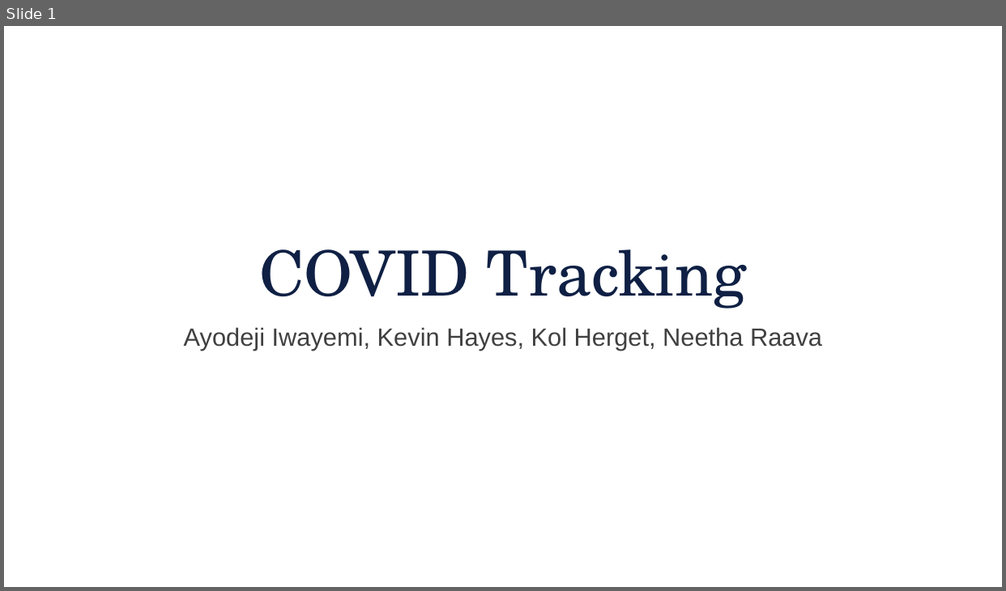
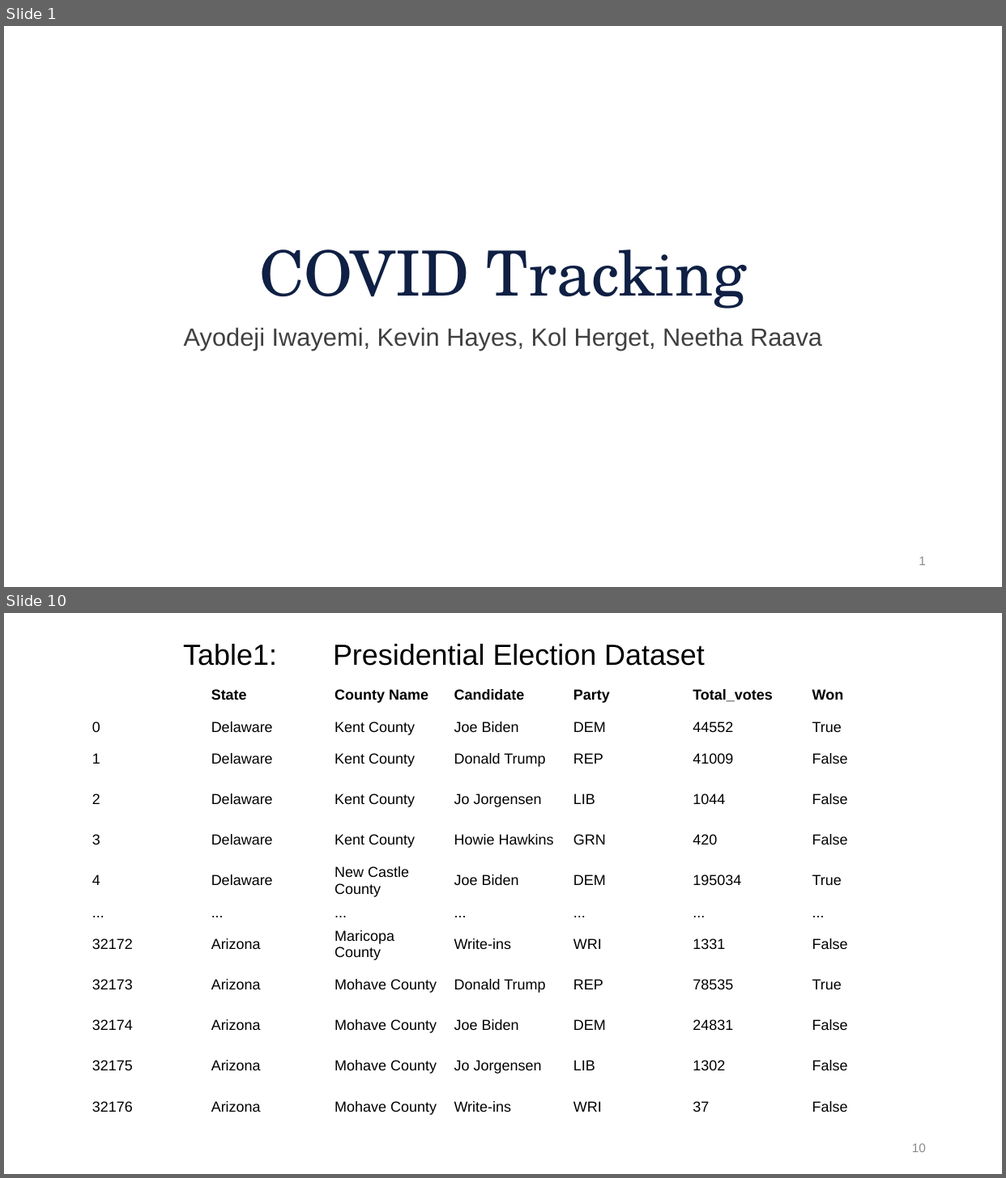
Before and after one commit to aiwayemi/Group-1, a slide deck: ProjPresentation.pptx. Shown one above the other, each under a label of ours: slide 1 before the commit, slides 1 and 10 after it; the slides between them are not shown. The pictures are 1006x591 and 1006x1178 pixels, drawn with LibreOffice and Linux fonts; fonts in the diff are those of the drawing; background and template pictures are left out. Boxes give left, top, right and bottom in pixels: in the first picture for what was removed or moved away, otherwise in the second. Text is boxed around its words. In the diff, an @@ line names an element or a change of style, - is before the commit and + after.

```diff
--- a/ProjPresentation.pptx
+++ b/ProjPresentation.pptx
@@ slide 10 added at [4,613,1002,1174], background #FFFFFF @@
@@ text added at [183,644,705,666], 28 pt, text #000000 @@
+Table1: Presidential Election Dataset
@@ table added at [88,675,929,1127], 12 rows, 7 columns @@
+ | State | County Name | Candidate | Party | Total_votes | Won
+0 | Delaware | Kent County | Joe Biden | DEM | 44552 | True
+1 | Delaware | Kent County | Donald Trump | REP | 41009 | False
+2 | Delaware | Kent County | Jo Jorgensen | LIB | 1044 | False
+3 | Delaware | Kent County | Howie Hawkins | GRN | 420 | False
+4 | Delaware | New Castle County | Joe Biden | DEM | 195034 | True
+... | ... | ... | ... | ... | ... | ...
+32172 | Arizona | Maricopa County | Write-ins | WRI | 1331 | False
+32173 | Arizona | Mohave County | Donald Trump | REP | 78535 | True
+32174 | Arizona | Mohave County | Joe Biden | DEM | 24831 | False
+32175 | Arizona | Mohave County | Jo Jorgensen | LIB | 1302 | False
+32176 | Arizona | Mohave County | Write-ins | WRI | 37 | False
@@ page number added at [912,1144,926,1152], 12 pt, text #8C8C8C @@
+10
@@ slide 1 changed as well @@
@@ page number added at [918,557,926,565], 12 pt, text #8C8C8C @@
+1
```
Also in this commit, not shown: 9 other slides changed, 9 other slides added.
